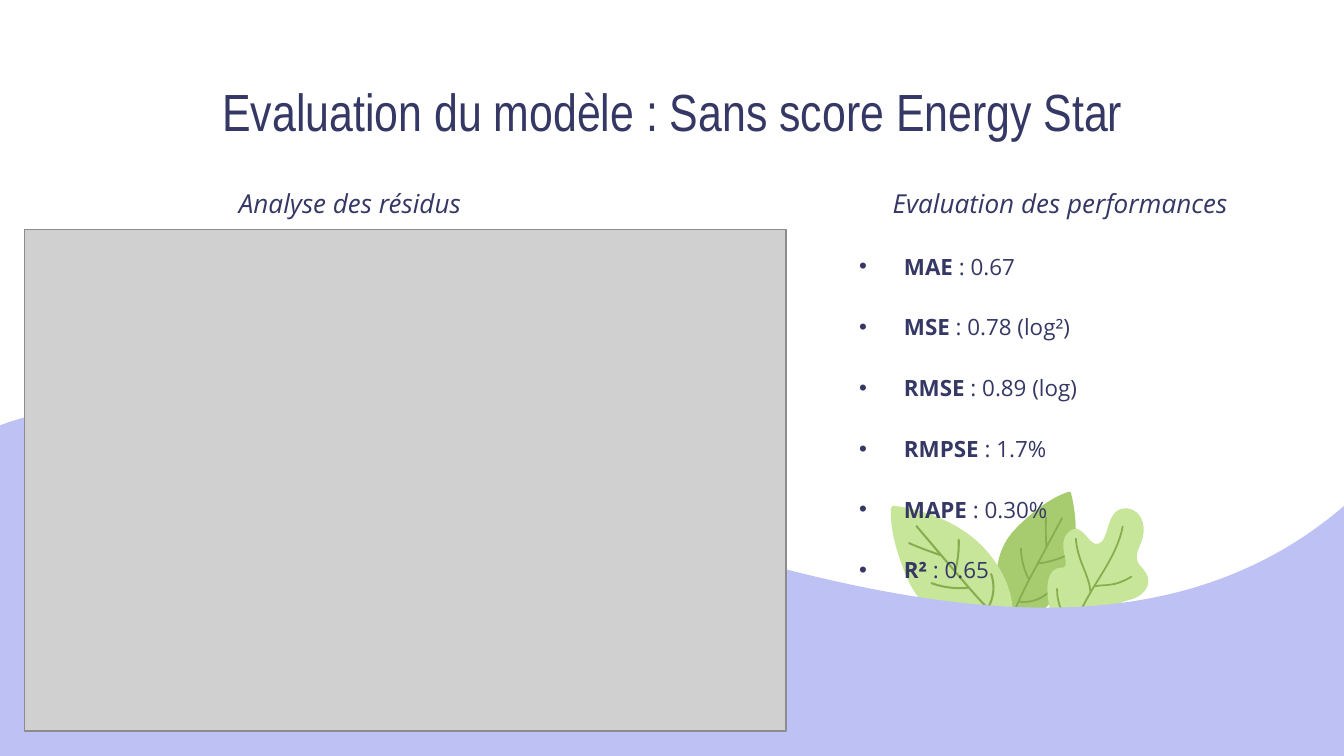
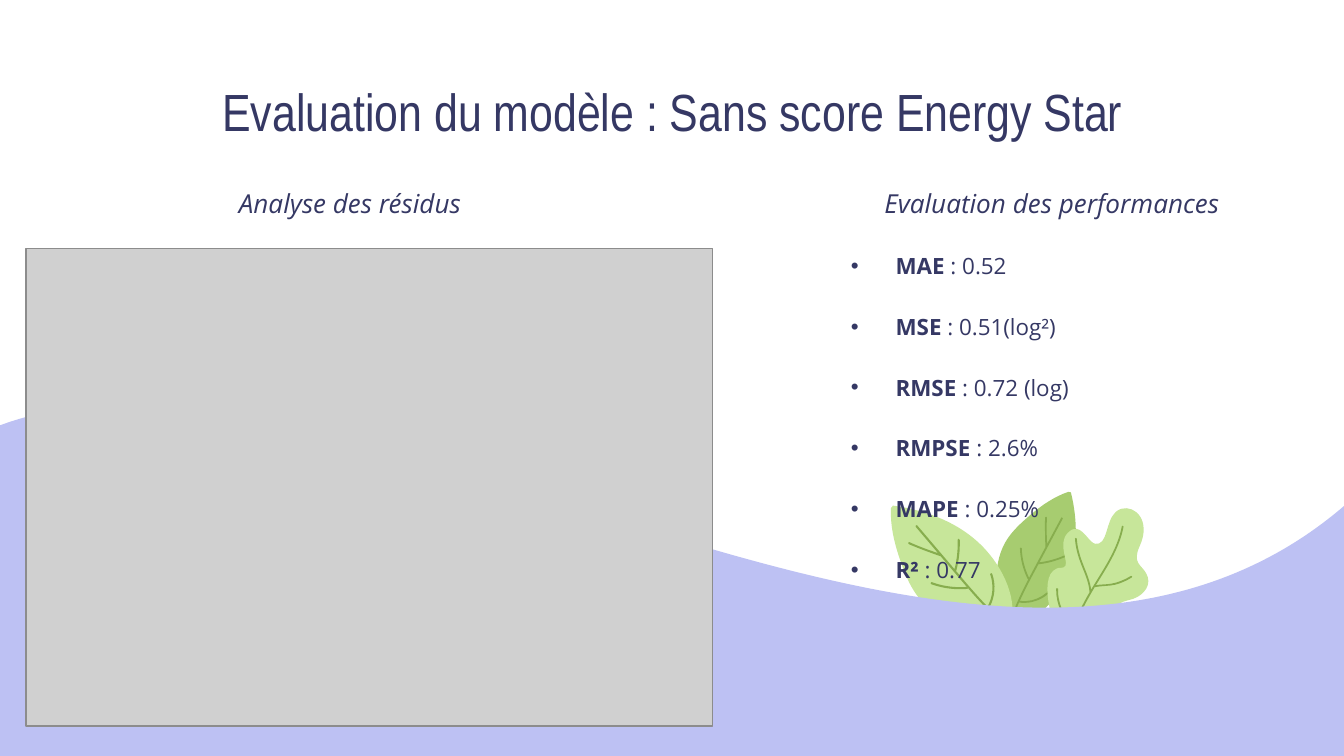
Before and after one commit to Sylvariane/Anticipez_les_besoins_en_electricite, a slide deck: slide 29 of Pélec_03_presentation.pptx (slide 28 before the commit). Drawn at 1344x756 pixels with LibreOffice and Linux fonts; fonts in the diff are those of the drawing; grey boxes stand for pictures. Boxes give left, top, right and bottom in pixels: in the first picture for what was removed or moved away, otherwise in the second. Text is boxed around its words. In the diff, an @@ line names an element or a change of style, - is before the commit and + after.

Commit message:
modèles définitifs terminés, annotation en cours de correction

```diff
--- a/Pélec_03_presentation.pptx
+++ b/Pélec_03_presentation.pptx
@@ text "Evaluation des performances": place and size @@
-text "Evaluation des performances" at <box>893,193,1227,584</box>
+text "Evaluation des performances" at <box>884,193,1219,583</box>
@@ picture: place and size @@
-picture at <box>24,230,786,731</box>
+picture at <box>26,249,712,726</box>
@@ text at <box>896,257,1069,583</box>: text changed @@
-  • MAE : 0.67
-  • MSE : 0.78 (log²)
-  • RMSE : 0.89 (log)
-  • RMPSE : 1.7%
-  • MAPE : 0.30%
-  • R² : 0.65
+  • MAE : 0.52
+  • MSE : 0.51(log²)
+  • RMSE : 0.72 (log)
+  • RMPSE : 2.6%
+  • MAPE : 0.25%
+  • R² : 0.77
```
Also in this commit, not shown: 22 other slides changed, 2 slides added, 2 other files.
